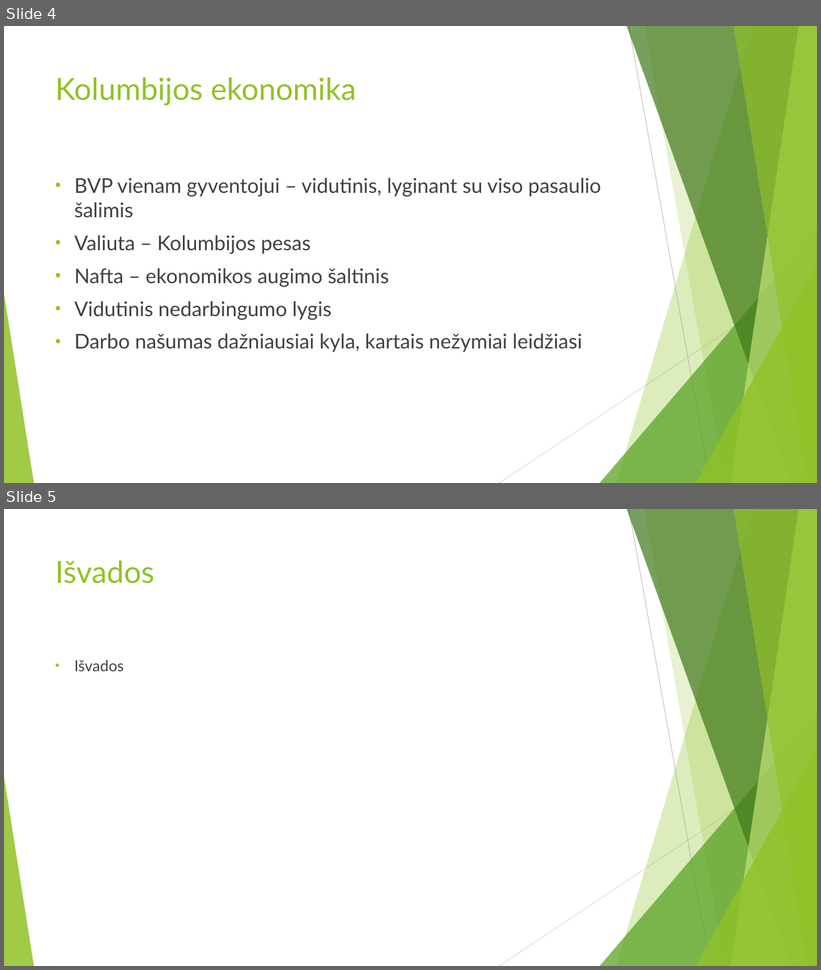
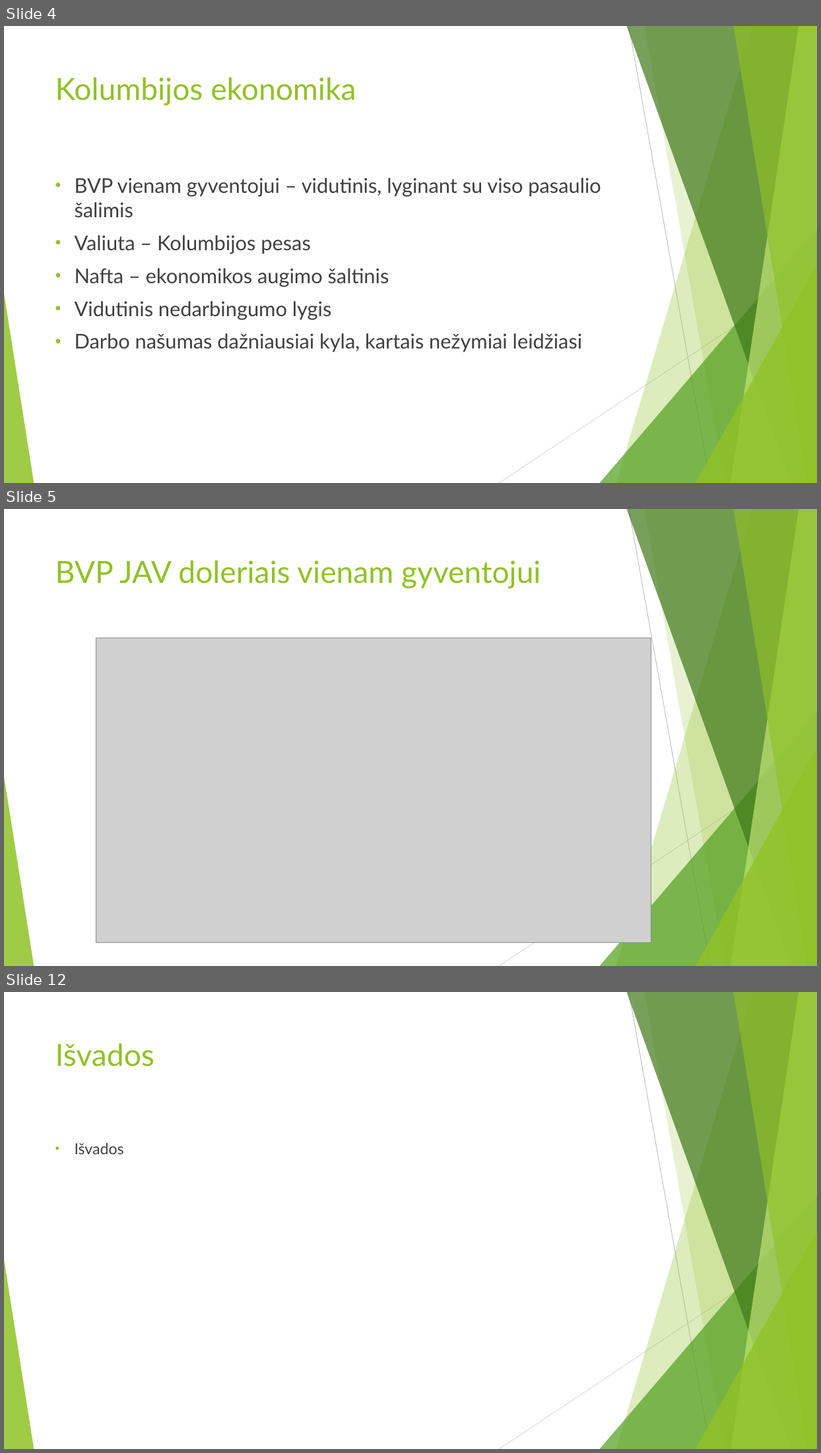
Before and after one commit to ZilvinasAbr/SocialinesRaidosProjektas, a slide deck: Pristatymas.pptx. Shown one above the other, each under a label of ours: slides 4 and 5 before the commit, slides 4, 5 and 12 after it; the slides between them are not shown. The pictures are 821x970 and 821x1453 pixels, drawn with LibreOffice and Linux fonts; fonts in the diff are those of the drawing; grey boxes stand for pictures. Boxes give left, top, right and bottom in pixels: in the first picture for what was removed or moved away, otherwise in the second. Text is boxed around its words. In the diff, an @@ line names an element or a change of style, - is before the commit and + after.

```diff
--- a/Pristatymas.pptx
+++ b/Pristatymas.pptx
@@ slide 5 added at [4,509,817,966], background #FFFFFF; not listed: 10 template elements that a slide beside it also shows @@
@@ title added at [55,560,541,589], 36 pt, text #90C226 @@
+BVP JAV doleriais vienam gyventojui
@@ picture added at [96,638,651,943] @@
@@ what was slide 5 is now slide 12 @@
```
Also in this commit, not shown: 6 other slides added.
